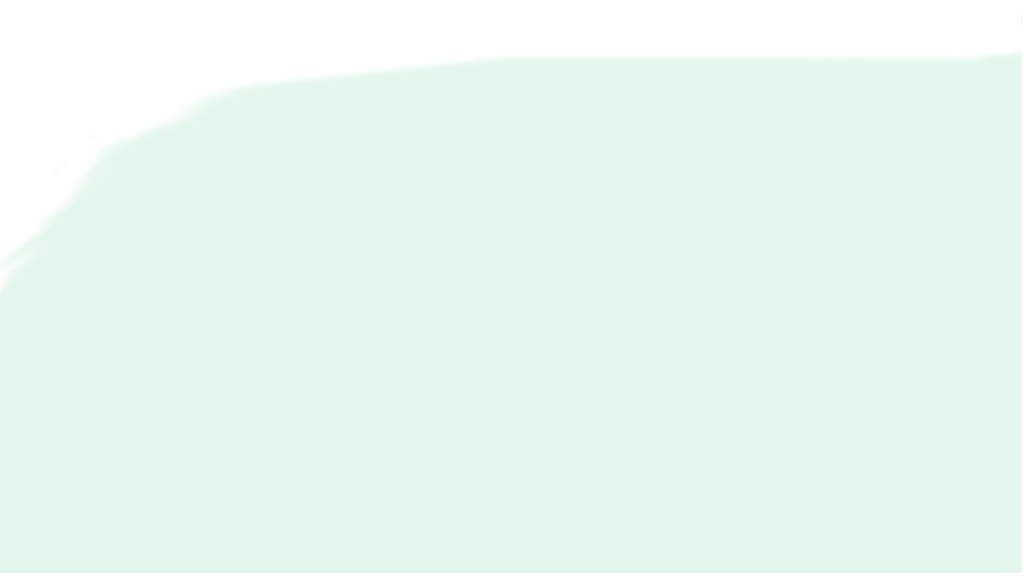
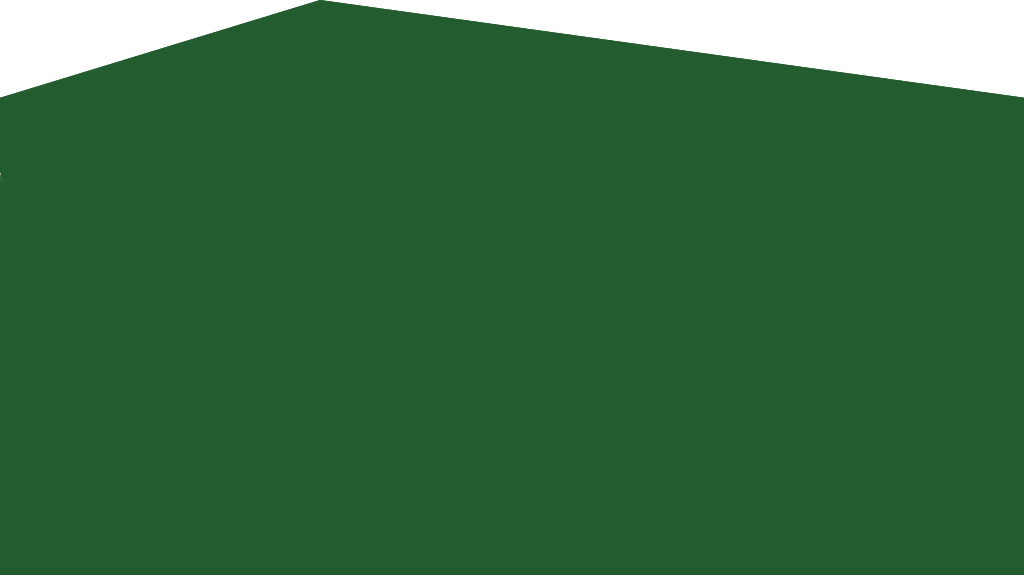
Two versions of the same layered image (1024x576). Layer-by-layer changes:
removed layer "Geplakte laag #1" over [0, 0, 1011, 253]
painted on "Laag" over [0, 0, 1024, 575]
